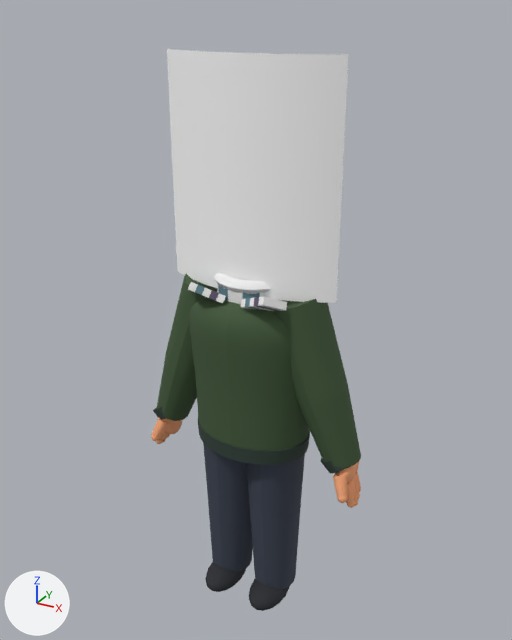
Two versions of the glTF model public/assets/avatar.glb, one commit apart.
Before and after are seen from a 50 mm lens placed at (1.15, -2.07, 2.26), pointed at (-0.01, 0.05, 1.21). Lighting does not change. The marker at lower left points along +X, +Y and +Z. The older version comes first. Vertices at exactly the same position are counted once.

The older version as bpy lines, for what is in view:
```python
me_mesh_0 = bpy.data.meshes.new('Mesh_0')
me_mesh_0.from_pydata(...)  # 6289 vertices, 12104 faces; spans x -0.46..0.45, y -0.19..0.19, z 0.0..2.14
me_mesh_0.materials.append(mat_face)  # white #ffffff
me_mesh_0.materials.append(mat_skin)  # orange #f8a878
me_mesh_0.materials.append(mat_sweater)  # dark green #405838
me_mesh_0.materials.append(mat_sweaterrib)  # greyish green #304038
me_mesh_0.materials.append(mat_shirtwhite)  # white #f0f0f0
me_mesh_0.materials.append(mat_shirtblue)  # cyan #608490
me_mesh_0.materials.append(mat_shirtpurple)  # greyish purple #60546c
me_mesh_0.materials.append(mat_trousers)  # dark blue #3a4150
me_mesh_0.materials.append(mat_shoes)  # black #26282e
ob_mesh_0 = bpy.data.objects.new('Mesh_0', me_mesh_0)
ob_mesh_0.location = (0.0, 0.0, 0.0)
```
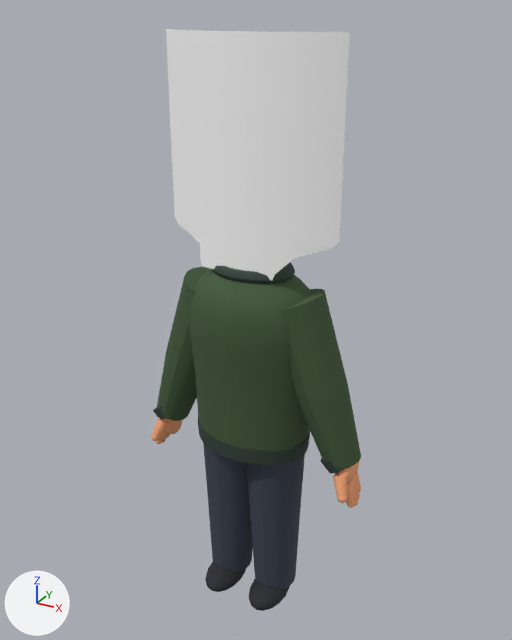
Changed parts and their boxes [x1, y1, x2, y2] in the pictures (512 x 640 px; the box of a moved part takes in the faces that stretch with it):
'Mesh_0', reshaped: before [151, 49, 361, 611]; after [151, 29, 361, 611]
part 1 of me_mesh_0, deleted: before [188, 282, 287, 311]
part 2 of me_mesh_0, moved or reshaped: before [175, 219, 339, 343]; after [180, 220, 338, 343]
part 3 of me_mesh_0, added: after [166, 29, 350, 55]

Edits to the bpy script that builds the scene:
```text
Change me_mesh_0:
    used by ob_mesh_0; location = (0.0, 0.0, 0.0)
    remove me_mesh_0.from_pydata(...)  # 6289 vertices, 12104 faces; spans x -0.46..0.45, y -0.19..0.19, z 0.0..2.14
    add me_mesh_0.from_pydata(...)  # 5971 vertices, 11576 faces; spans x -0.46..0.45, y -0.19..0.19, z 0.0..2.2
    me_mesh_0 part 1: 11 loose pieces with 329 vertices, spanning x -0.19..0.19, y -0.19..0.11, z 1.3..1.41, are deleted
    me_mesh_0 part 2: 264 vertices moved from x -0.26..0.25, y -0.18..0.18, z 1.27..1.55 to x -0.25..0.25, y -0.18..0.18, z 1.28..1.55; 432 vertices removed from x -0.32..0.32, y -0.13..0.12, z 1.17..1.55; 350 vertices added at x -0.26..0.3, y -0.11..0.11, z 1.4..1.55
    me_mesh_0 part 3: 93 vertices added at x -0.32..0.32, y -0.09..0.0, z 2.16..2.2
    remove me_mesh_0.materials.append(mat_shirtwhite)  # white #f0f0f0
    remove me_mesh_0.materials.append(mat_shirtblue)  # cyan #608490
    remove me_mesh_0.materials.append(mat_shirtpurple)  # greyish purple #60546c
```
